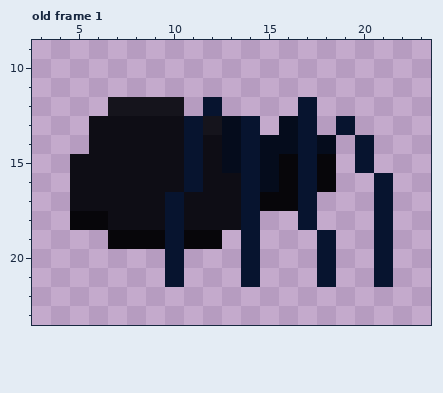
Two states of a pixel-art file, assets/art/ase/spider.ase. Above: the version before the commit.
32x32 pixels, 4 frames. Colours within 5 levels of each other are drawn and written as one. Shown: old frame 1: x 3..23, y 9..23. The commit also changed other frames, which this record leaves out.
The result:
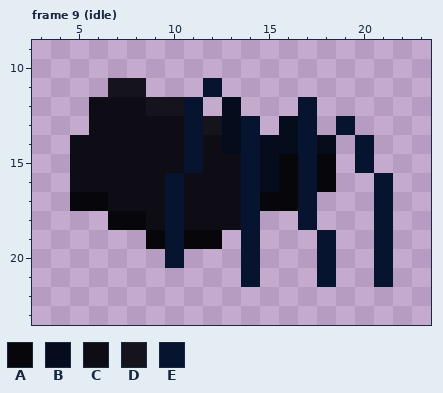
Palette (. is transparent): A #07060a  B #050c1c  C #0e0d15  D #15141c  E #07142f
A new or re-ordered frame is compared with the old frame closest to it.
Changes in this commit:
frames 4 -> 11
--- frame 9 (idle) is new; against old frame 1, layers "legs", "body"
@@ x 3..15 @@
 10 .............
-11 .............
-12 ....DDDD.E...
+11 ....DD...E...
+12 ...CCCDDE.B..
 13 ...CCCCCEDBE.
-14 ...CCCCCECBEB
-15 ..CCCCCCECBEB
-16 ..CCCCCCECCEB
-17 ..CCCCCECCCEA
-18 ..AACCCECCCE.
-19 ....AAAEAA.E.
+14 ..CCCCCCECBEB
+15 ..CCCCCCECCEB
+16 ..CCCCCECCCEB
+17 ..AACCCECCCEA
+18 ....AACECCCE.
+19 ......AEAA.E.
 20 .......E...E.
-21 .......E...E.
+21 ...........E.
 22 .............
